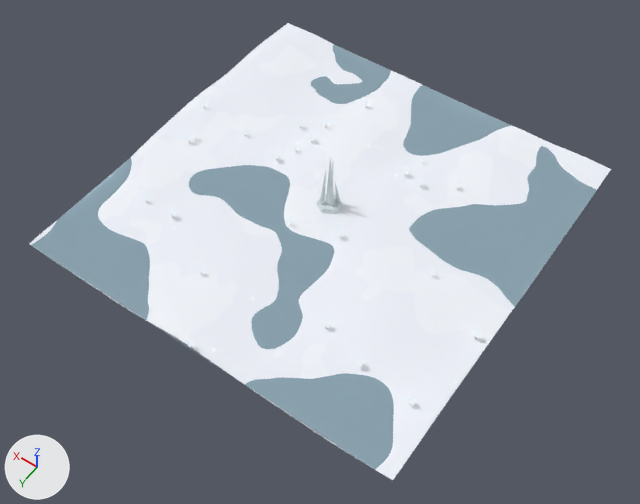
Two versions of the glTF model assets/blender/maps/map_snow.glb, one commit apart.
One viewpoint serves both versions: a 50 mm camera at (558.2, 147.6, 206.0) aimed at (653.0, 14.9, -2.5). The lights are fixed; the arrows at lower left show +X, +Y and +Z. The older version comes first. Vertices at exactly the same position are counted once.

In view in the first picture: 'Snow_FrozenSpire', 'Snow_Ground', 'Snow_Water'.
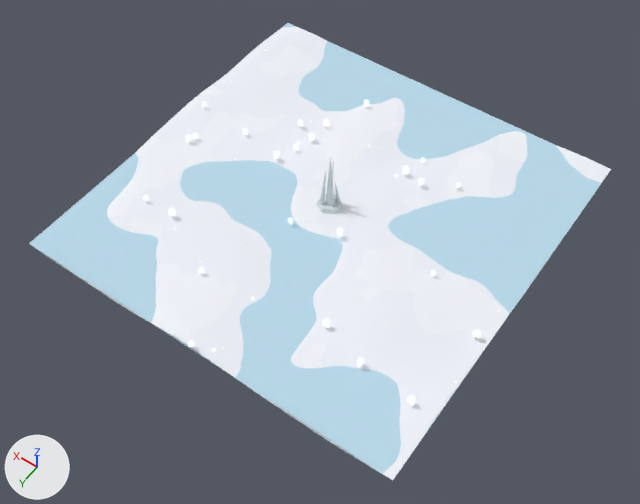
The newer file is also rescaled (x2.5), turned or shifted as a whole; pictures and numbers use the older file's frame.

Location of each change, (x1, y1, x2, y2) in pixels of the pictures (640 x 504 px):
'Snow_Water', surface changed, mesh moved (lighter): before (32, 44, 610, 481); after (29, 23, 610, 481)

What changed in the scene script:
```text
Change mat_mat_water_snow:
    remove mat_mat_water_snow.transmission_weight = 0.55
Change me_snow_water:
    used by ob_snow_water; location = (660.0, 0.0, -0.4)
    remove me_snow_water.from_pydata(...)  # 4 vertices, 2 faces; spans x -64.0..64.0, y -64.0..64.0, z 0.0
    add me_snow_water.from_pydata(...)  # 4 vertices, 2 faces; spans x -64.0..64.0, y -64.0..64.0, z 0.2
    me_snow_water part 1: the whole mesh is moved by (0.0, 0.0, 0.2)
```
